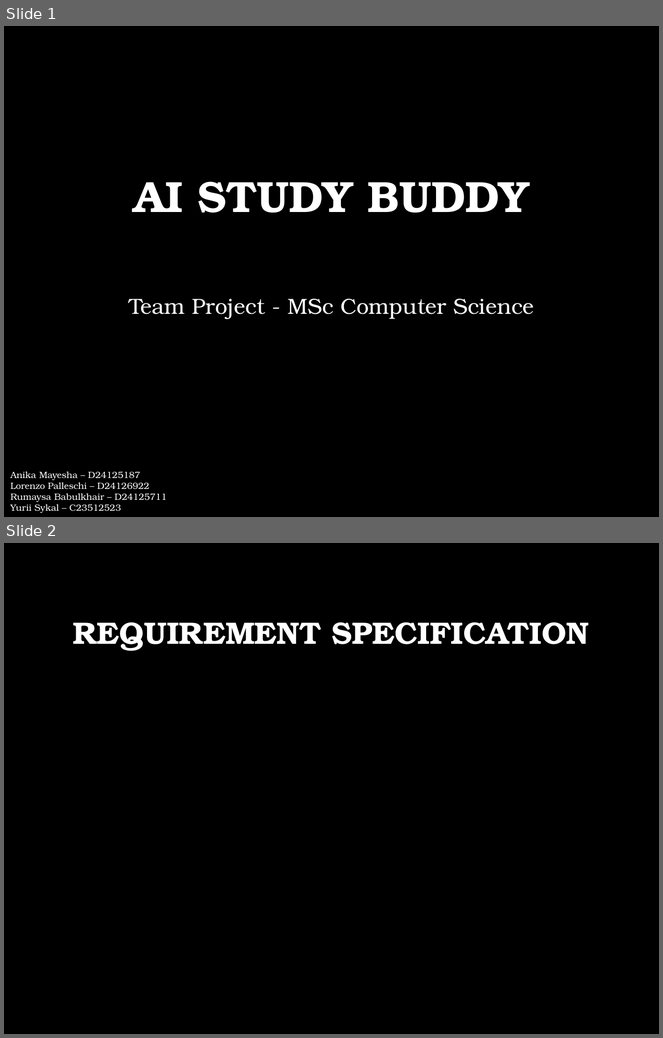
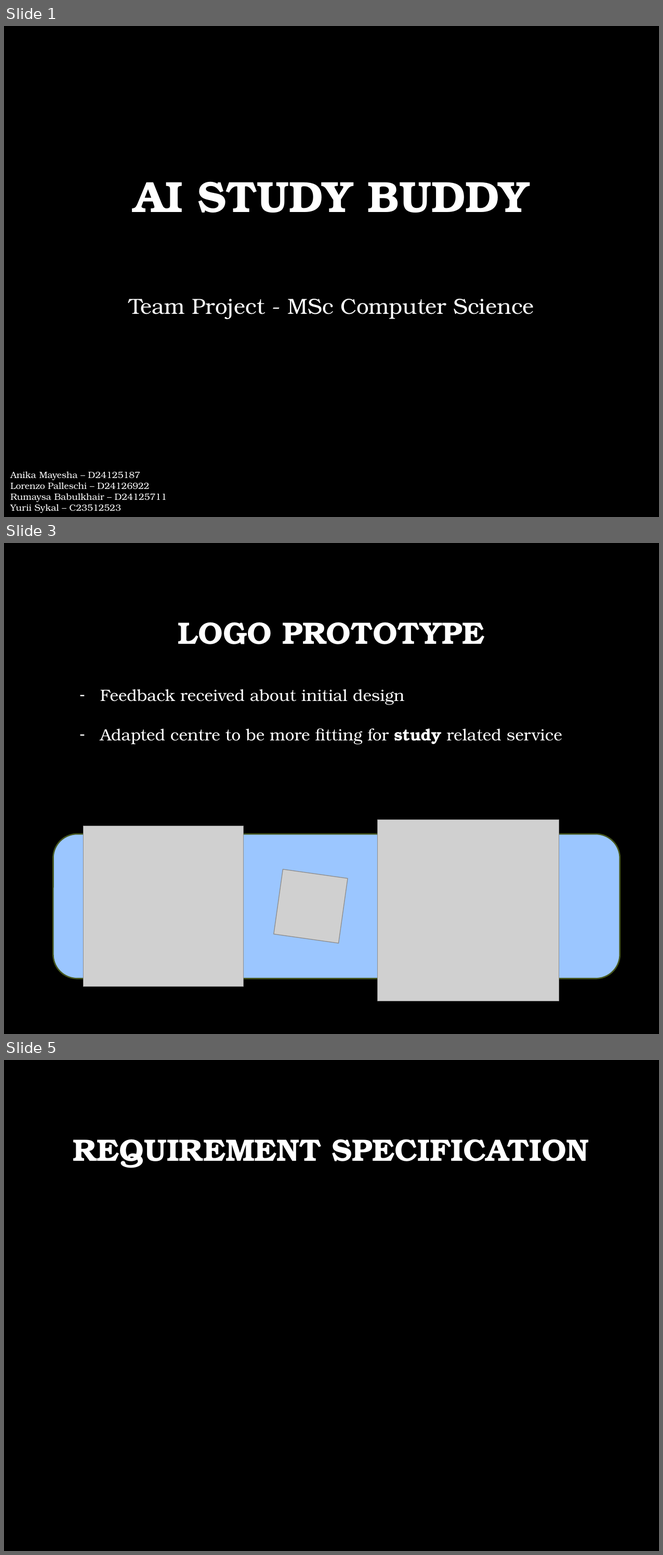
Before and after one commit to yuriiSY/Study-Buddy, a slide deck: Weekly Submissions/Week3/Presentation Week 3.pptx. Shown one above the other, each under a label of ours: slides 1 and 2 before the commit, slides 1, 3 and 5 after it; the slides between them are not shown. The pictures are 663x1038 and 663x1555 pixels, drawn with LibreOffice and Linux fonts; fonts in the diff are those of the drawing; grey boxes stand for pictures; background and template pictures are left out. Boxes give left, top, right and bottom in pixels: in the first picture for what was removed or moved away, otherwise in the second. Text is boxed around its words. In the diff, an @@ line names an element or a change of style, - is before the commit and + after.

```diff
--- a/Weekly Submissions/Week3/Presentation Week 3.pptx
+++ b/Weekly Submissions/Week3/Presentation Week 3.pptx
@@ slide 3 added at [4,543,659,1034], background picture (left out) @@
@@ title added at [178,622,484,644], 34 pt, text #FFFFFF, bold @@
+LOGO PROTOTYPE
@@ text added at [100,689,562,744], 18 pt, text #FFFFFF @@
+– Feedback received about initial design
+– Adapted centre to be more fitting for study related service
@@ picture added at [378,820,559,1002] @@
@@ rounded rectangle added at [53,834,620,979], fill #9BC6FF, outline #45561E 1.5 pt @@
@@ picture added at [83,826,244,987] @@
@@ picture added at [274,870,348,943] @@
@@ what was slide 2 is now slide 5 @@
```
Also in this commit, not shown: 4 other slides added, 1 slide removed.
